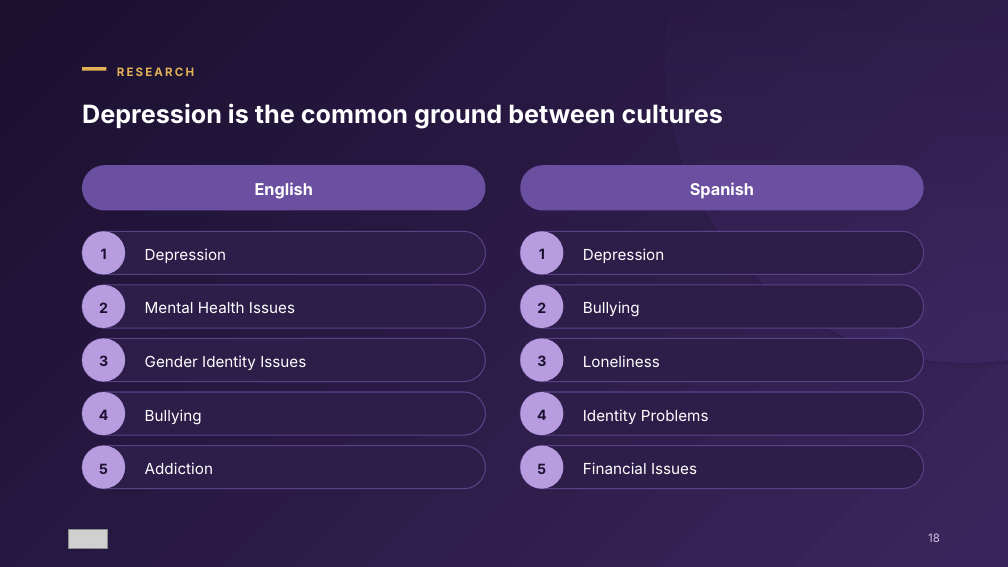
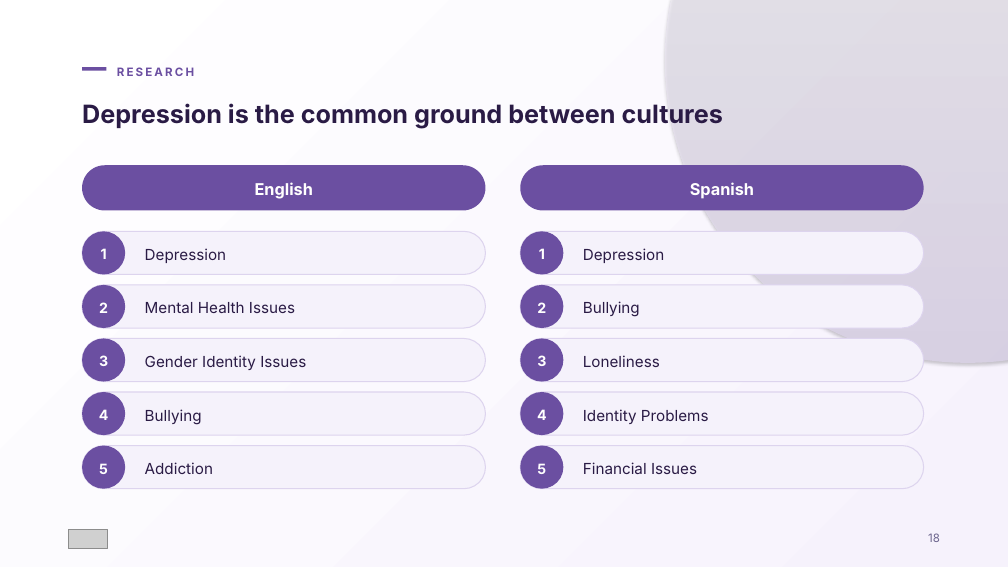
Before and after one commit to patriciobrunoar/alkimia, a slide deck: slide 18 of decks/jcs-miami-dade/JCS-Case-Miami-Dade-Alkimia.pptx. Drawn at 1008x567 pixels with LibreOffice and Linux fonts; fonts in the diff are those of the drawing; grey boxes stand for pictures. Boxes give left, top, right and bottom in pixels: in the first picture for what was removed or moved away, otherwise in the second. Text is boxed around its words. In the diff, an @@ line names an element or a change of style, - is before the commit and + after.

```diff
--- a/decks/jcs-miami-dade/JCS-Case-Miami-Dade-Alkimia.pptx
+++ b/decks/jcs-miami-dade/JCS-Case-Miami-Dade-Alkimia.pptx
@@ background gradient #1B1030 to #3A265C to gradient #FFFFFF to #F6F2FC @@
@@ ellipse at [665, 0, 1008, 363]: fill gradient #5B3F94 to #1B1030 to gradient #E4DAF5 to #FFFFFF @@
@@ rectangle at [82, 67, 107, 71]: fill #E3B256 to #6B4FA1 @@
@@ text "RESEARCH" at [117, 67, 194, 76]: text colour #E3B256 to #6B4FA1 @@
@@ text "English" at [255, 182, 313, 199]: text colour #FFFFFF to #FFFFFE @@
@@ text "Spanish" at [690, 182, 754, 199]: text colour #FFFFFF to #FFFFFE @@
@@ text colour #1B1030 to #FFFFFE in 10 elements at [101, 248, 107, 259], [99, 302, 108, 313], [99, 355, 108, 366], [99, 409, 109, 420], [99, 463, 108, 474], [539, 248, 545, 259], [537, 302, 546, 313], [537, 355, 546, 366], [537, 409, 547, 420], [537, 463, 546, 474] @@
@@ fill #2C1D49 to #F5F2FB; outline #5A4287 1 pt to #DDD4EE 1 pt in 10 elements at [82, 231, 486, 274], [82, 285, 486, 328], [82, 339, 486, 382], [82, 392, 486, 436], [82, 445, 486, 488], [520, 231, 924, 274], [520, 285, 924, 328], [520, 339, 924, 382], [520, 392, 924, 436], [520, 445, 924, 488] @@
@@ fill #B79CE0 to #6B4FA1 in 10 elements at [82, 231, 126, 274], [82, 285, 126, 328], [82, 339, 126, 382], [82, 392, 126, 436], [82, 445, 126, 488], [520, 231, 563, 274], [520, 285, 563, 328], [520, 339, 563, 382], [520, 392, 563, 436], [520, 445, 563, 488] @@
@@ text colour #FFFFFF to #2A1B45 in 11 elements at [82, 103, 723, 129], [145, 248, 227, 263], [145, 302, 295, 313], [145, 355, 306, 370], [145, 409, 202, 424], [145, 462, 213, 474], [583, 248, 665, 263], [583, 301, 640, 317], [583, 355, 660, 367], [583, 409, 709, 424], [583, 462, 697, 474] @@
@@ text "18" at [928, 533, 940, 542]: text colour #C9BFE0 to #6F6890 @@
```
Also in this commit, not shown: 41 other slides changed, 14 other files.
